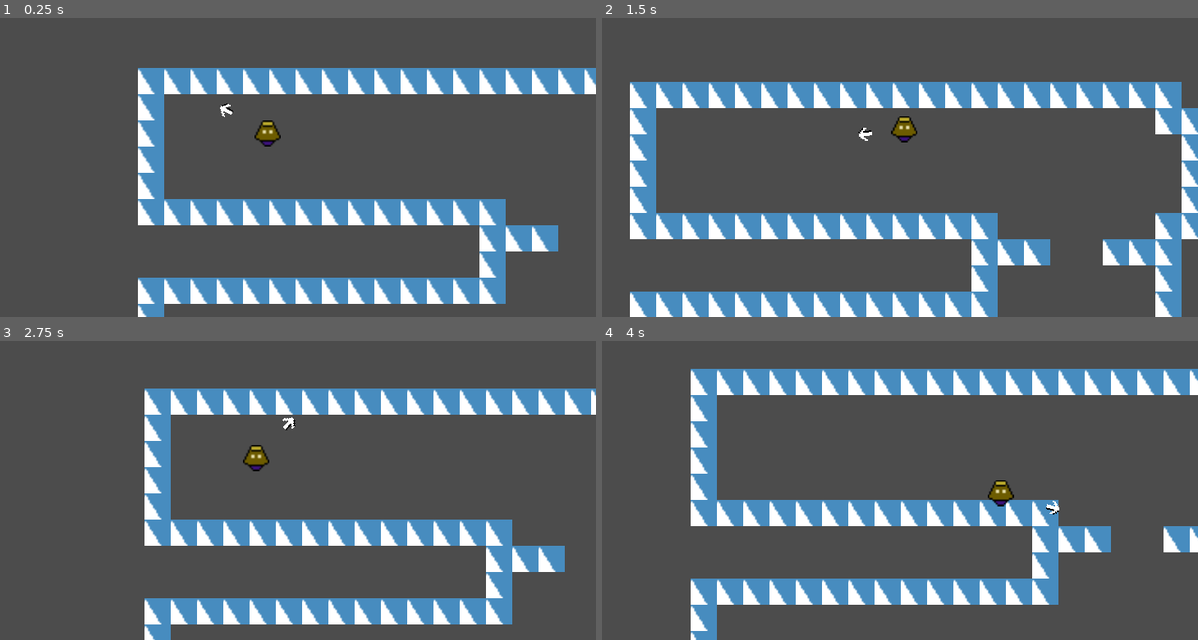
Above: before the commit, frames 1-4 (two rows, left to right).
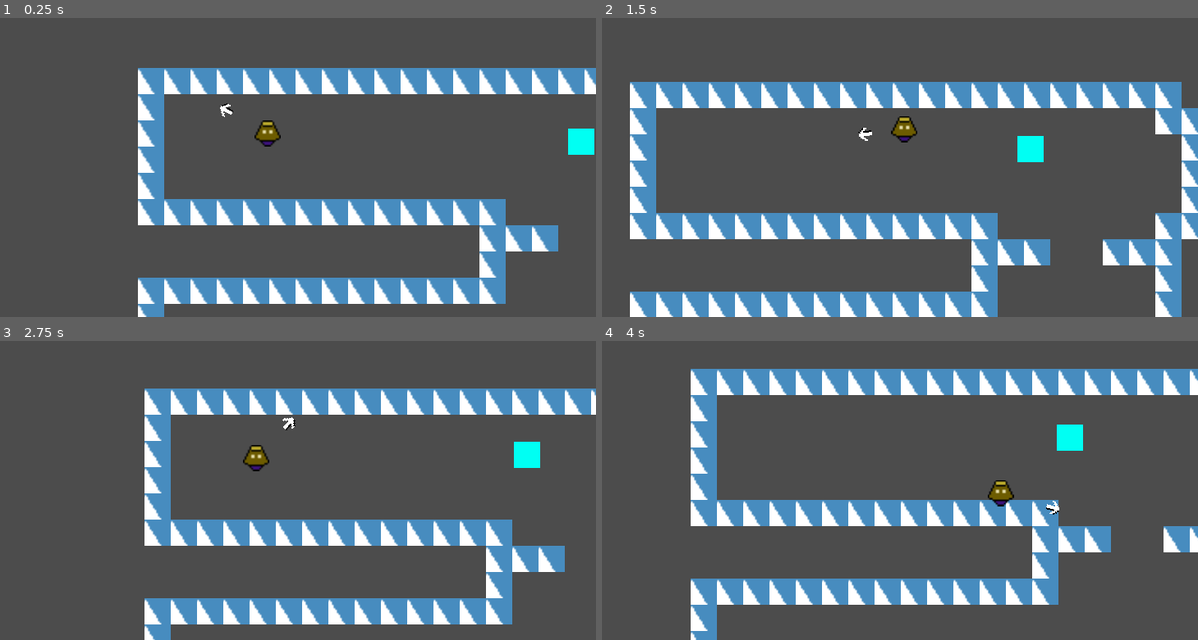
Above: after the commit, the same moments.

Repository: andrebariani/abracajur
Game: Godot game, scene res://src/world/World.tscn
Two runs of this game, one before a commit and one after it. Both use one fixed random seed, a clock stepped at 60 frames per second and the inputs below. The engine's default icon, where the game draws it, is replaced by a stand-in: a white triangle on a blue panel in a dark square.
Inputs (mouse positions are in pixels of both pictures, inside the frame that each line leads up to):
- Up to frame 1 (0.25 s): no input
- Up to frame 2 (1.5 s): tap Enter at 0.5 s; move the mouse to (1013, 113) at 0.52 s; hold D 0.53-1.28 s; tap R (spell_r) at 0.6 s; tap Space (ui_select) at 0.77 s; move the mouse to (739, 152) at 1.27 s; hold S from 1.28 s (still down); tap E (spell_e) at 1.35 s
- Up to frame 3 (2.75 s): tap Space (ui_select) at 1.52 s; tap R (spell_r) at 1.55, 2.3 s; move the mouse to (333, 376) at 2.02 s; release S at 2.03 s; hold D from 2.03 s (still down); tap Q (spell_q) at 2.1 s
- Up to frame 4 (4 s): move the mouse to (834, 529) at 2.77 s; tap R (spell_r) at 2.85, 3.8 s; tap Space (ui_select) at 3.02, 3.77 s; move the mouse to (1066, 511) at 3.52 s; release D at 3.53 s; hold A from 3.53 s (still down); tap W (spell_w) at 3.6 s

The runs differ from the first frame. In frame 1, 0.4% of the frame differs, in the area x 95-100%, y 36-46%; in frame 2, 0.4%; in frame 3, 0.4%; in frame 4, 0.4%.

Commit message:
Spell launcher and changes to LaserSpell

Diff:
--- a/src/enemies/Geladeira.tscn
+++ b/src/enemies/Geladeira.tscn
@@ -5,7 +5,7 @@
 [ext_resource path="res://src/enemies/Geladeira.gd" type="Script" id=3]
 
 [node name="Geladeira" instance=ExtResource( 1 )]
-collision_mask = 3
+collision_mask = 1
 script = ExtResource( 3 )
 
 [node name="ColorRect" parent="." index="1"]
--- a/src/player/Player.gd
+++ b/src/player/Player.gd
@@ -3,7 +3,7 @@
 onready var pointer = $Pointer
 onready var rayCast = $RayCast2D
 onready var anim = $LampAnim
-onready var spellScene = preload("res://src/spells/LaserSpell.tscn")
+onready var spellScene = preload("res://src/spells/SparkSpell.tscn")
 
 
 export (int) var cooldownTeleport = 0.1
@@ -27,8 +27,6 @@
 	if Input.is_action_just_pressed("spell_q"):
 		_on_cast_spell(spellScene)
 
-	print_debug(str(look_vector))
-
 
 func teleport():
 	anim.play("teleport")
@@ -39,4 +37,12 @@
 
 
 func _on_cast_spell(spell_scene):
-	pass
+	var spell = spell_scene.instance()
+	var player_radius = get_node("Hurtbox/CollisionShape2D").get_shape().radius
+	var spell_radius = spell.get_node("Hitbox/CollisionShape2D").get_shape().radius
+	var total_radius = player_radius + spell_radius
+	spell.position = global_position + Vector2(total_radius, total_radius) * look_vector.normalized()
+	spell.init(look_vector.normalized())
+
+	var world = get_tree().current_scene
+	world.add_child(spell)
--- a/src/player/Player.tscn
+++ b/src/player/Player.tscn
@@ -1,12 +1,12 @@
-[gd_scene load_steps=7 format=2]
+[gd_scene load_steps=9 format=2]
 
 [ext_resource path="res://assets/abracajour.png" type="Texture" id=1]
 [ext_resource path="res://src/player/Player.gd" type="Script" id=2]
 [ext_resource path="res://assets/pointer.png" type="Texture" id=3]
+[ext_resource path="res://src/engine/Hurtbox.tscn" type="PackedScene" id=4]
 
-[sub_resource type="CapsuleShape2D" id=1]
-radius = 8.0
-height = 0.0
+[sub_resource type="CircleShape2D" id=1]
+radius = 8.06226
 
 [sub_resource type="Animation" id=2]
 resource_name = "pointer"
@@ -41,6 +41,9 @@
 "values": [ Vector2( 1e-05, 1e-05 ), Vector2( 0.25, 1.75 ), Vector2( 1.75, 0.25 ), Vector2( 1, 1 ) ]
 }
 
+[sub_resource type="CircleShape2D" id=4]
+radius = 8.0
+
 [node name="Player" type="KinematicBody2D"]
 collision_layer = 2
 script = ExtResource( 2 )
@@ -66,3 +69,12 @@
 
 [node name="LampAnim" type="AnimationPlayer" parent="."]
 anims/teleport = SubResource( 3 )
+
+[node name="Hurtbox" parent="." instance=ExtResource( 4 )]
+collision_layer = 8
+collision_mask = 0
+
+[node name="CollisionShape2D" parent="Hurtbox" index="0"]
+shape = SubResource( 4 )
+
+[editable path="Hurtbox"]
--- a/src/spells/LaserSpell.gd
+++ /dev/null
@@ -1,4 +0,0 @@
-extends "res://src/spells/Spell.gd"
-
-func _physics_process(delta):
-	move_and_slide(Vector2.RIGHT * 100)
--- /dev/null
+++ b/src/spells/SparkSpell.gd
@@ -0,0 +1,17 @@
+extends "res://src/spells/Spell.gd"
+
+var speed = 100
+
+var direction = Vector2.ZERO
+var velocity = Vector2.ZERO
+
+func init(direction: Vector2, speed: int = self.speed):
+	self.direction = direction
+	self.speed = speed
+
+
+func _physics_process(delta):
+	velocity = speed * direction
+	var collision = move_and_collide(velocity*delta)
+	if collision:
+		queue_free()
--- a/src/spells/LaserSpell.tscn
+++ b/src/spells/SparkSpell.tscn
@@ -1,19 +1,19 @@
 [gd_scene load_steps=6 format=2]
 
-[ext_resource path="res://src/spells/LaserSpell.gd" type="Script" id=1]
+[ext_resource path="res://src/engine/Hitbox.tscn" type="PackedScene" id=1]
 [ext_resource path="res://icon.png" type="Texture" id=2]
-[ext_resource path="res://src/engine/Hitbox.tscn" type="PackedScene" id=3]
+[ext_resource path="res://src/spells/SparkSpell.gd" type="Script" id=3]
 
 [sub_resource type="RectangleShape2D" id=1]
-extents = Vector2( 7, 8 )
+extents = Vector2( 8, 8 )
 
-[sub_resource type="RectangleShape2D" id=2]
-extents = Vector2( 7, 8 )
+[sub_resource type="CircleShape2D" id=2]
+radius = 8.0
 
 [node name="SparkSpell" type="KinematicBody2D"]
 scale = Vector2( 0.5, 0.5 )
-collision_mask = 0
-script = ExtResource( 1 )
+collision_layer = 0
+script = ExtResource( 3 )
 
 [node name="CollisionShape2D" type="CollisionShape2D" parent="."]
 shape = SubResource( 1 )
--- a/src/world/World.tscn
+++ b/src/world/World.tscn
@@ -55,4 +55,7 @@
 
 [node name="Enemies" type="Node2D" parent="YSort"]
 
+[node name="Geladeira" parent="YSort/Enemies" instance=ExtResource( 3 )]
+position = Vector2( 286, 61 )
+
 [node name="CanvasLayer" type="CanvasLayer" parent="."]
Not shown: 1 places in src/spells/SparkSpell.tscn that only renumber resources
